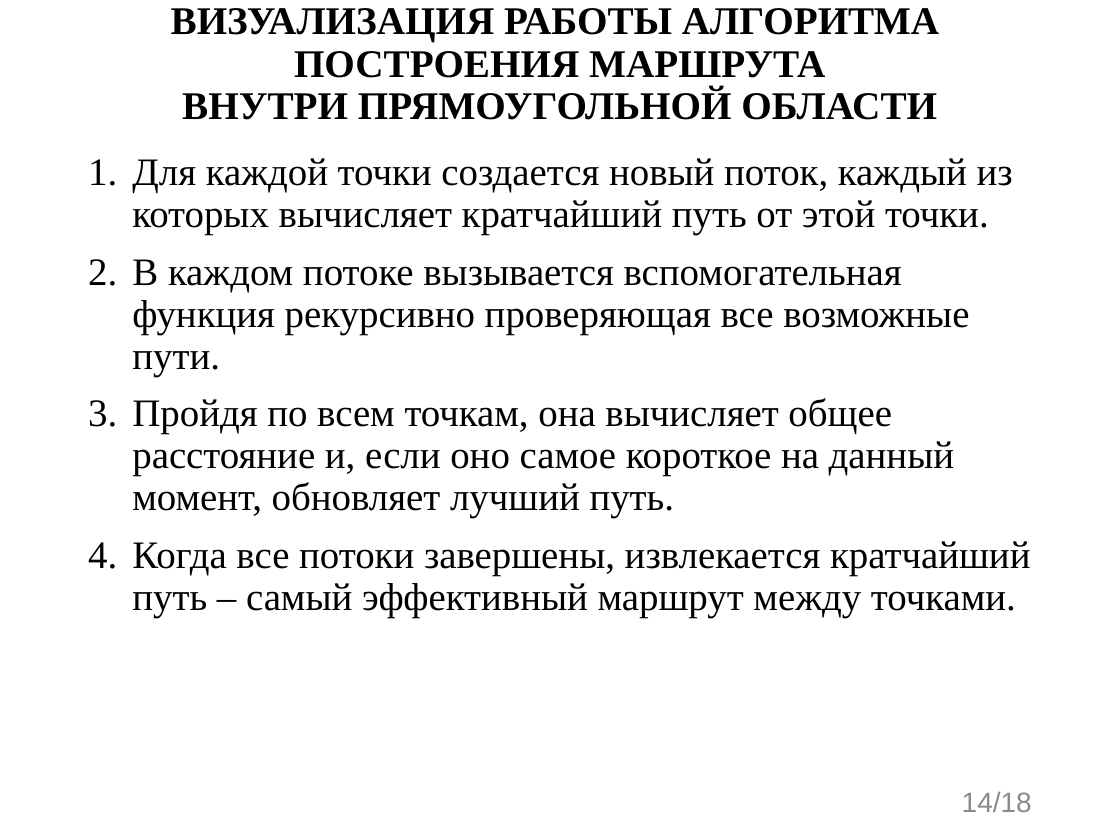
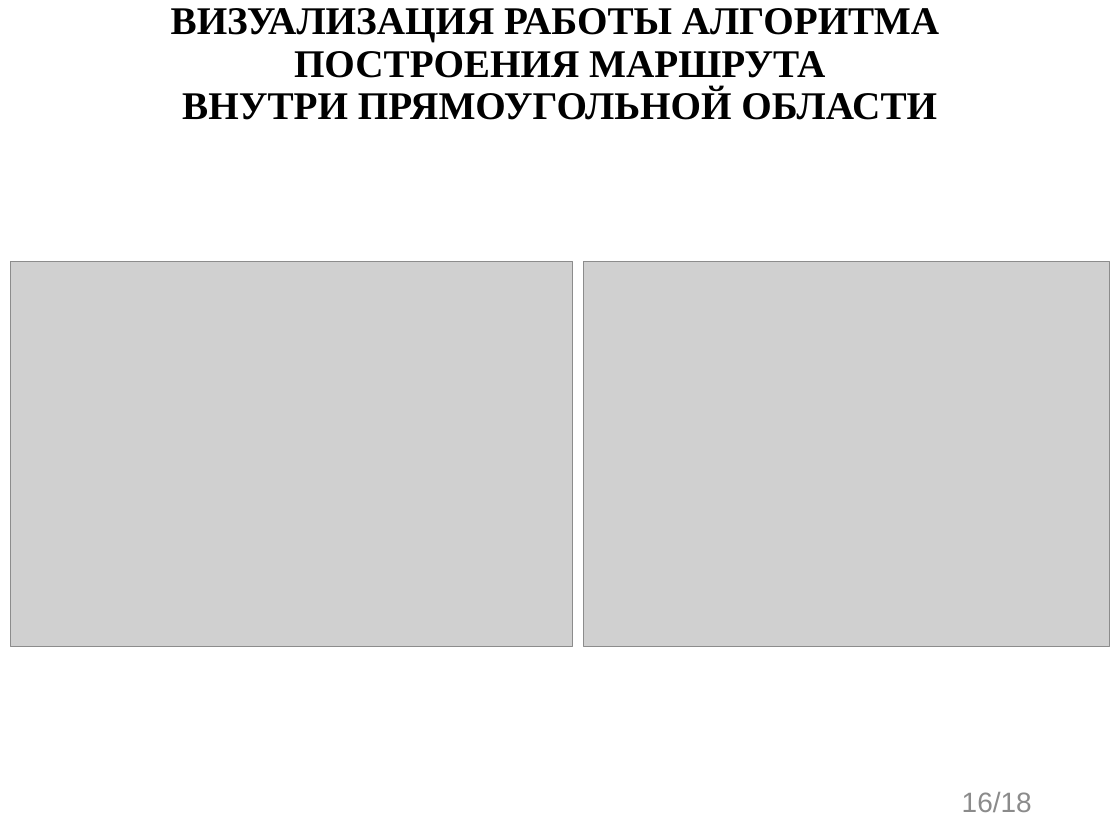
Before and after one commit to evgenkot/uav-route-calculation, a slide deck: slide 16 of doc/GQW/Raschupkin_EV_UAV_Route_Planning.pptx (slide 14 before the commit). Drawn at 1120x840 pixels with LibreOffice and Linux fonts; fonts in the diff are those of the drawing; grey boxes stand for pictures. Boxes give left, top, right and bottom in pixels: in the first picture for what was removed or moved away, otherwise in the second. Text is boxed around its words. In the diff, an @@ line names an element or a change of style, - is before the commit and + after.

```diff
--- a/doc/GQW/Raschupkin_EV_UAV_Route_Planning.pptx
+++ b/doc/GQW/Raschupkin_EV_UAV_Route_Planning.pptx
@@ text removed at <box>132,158,1030,618</box> @@
-1. Для каждой точки создается новый поток, каждый из которых вычисляет кратчайший путь от этой точки.
-2. В каждом потоке вызывается вспомогательная функция рекурсивно проверяющая все возможные пути.
-3. Пройдя по всем точкам, она вычисляет общее расстояние и, если оно самое короткое на данный момент, обновляет лучший путь.
-4. Когда все потоки завершены, извлекается кратчайший путь – самый эффективный маршрут между точками.
@@ picture added at <box>10,261,572,646</box> @@
@@ picture added at <box>584,261,1110,646</box> @@
@@ page number at <box>962,792,1032,812</box>: text changed @@
-14/18
+16/18
```
Also in this commit, not shown: 5 other slides changed, 4 slides added, 2 slides removed, 1 other file.
